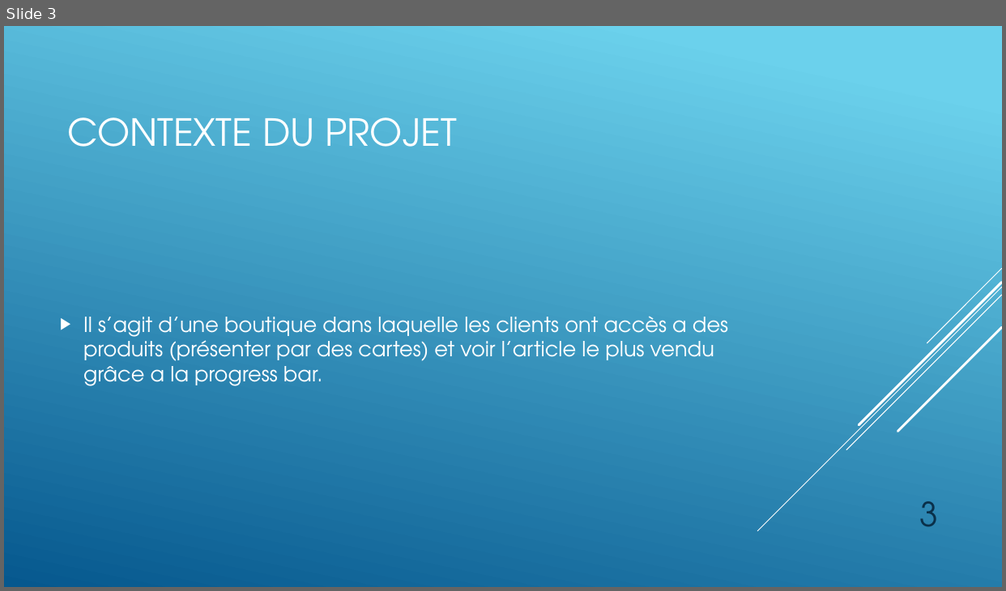
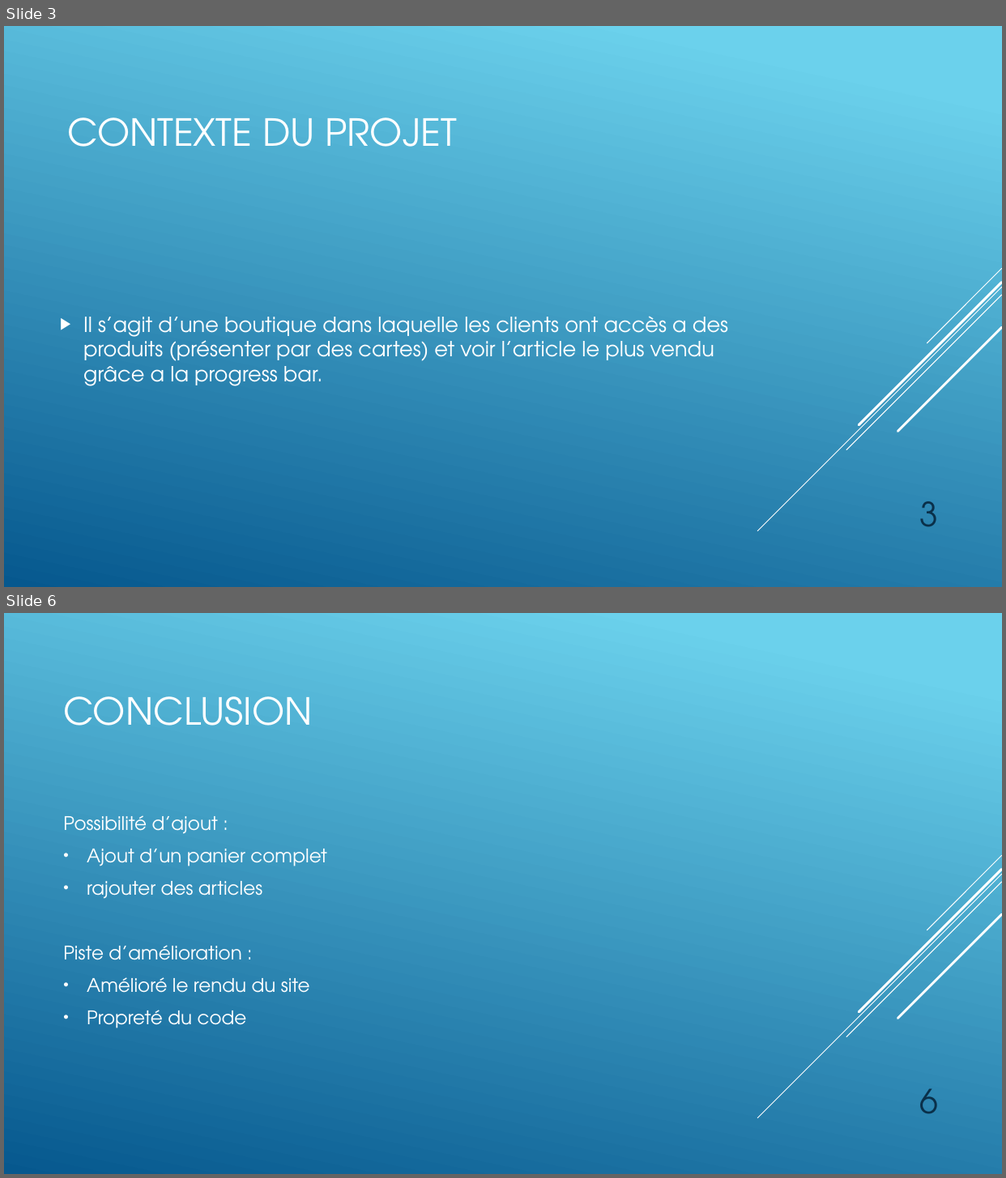
Before and after one commit to anne-parage/Dev-web, a slide deck: Boutique en ligne.pptx. Shown one above the other, each under a label of ours: slide 3 before the commit, slides 3 and 6 after it; the slides between them are not shown. The pictures are 1006x591 and 1006x1178 pixels, drawn with LibreOffice and Linux fonts; fonts in the diff are those of the drawing. Boxes give left, top, right and bottom in pixels: in the first picture for what was removed or moved away, otherwise in the second. Text is boxed around its words. In the diff, an @@ line names an element or a change of style, - is before the commit and + after.

```diff
--- a/Boutique en ligne.pptx
+++ b/Boutique en ligne.pptx
@@ slide 6 added at (4,613,1002,1174), background gradient #6ED2EB to #06588E; not listed: 5 template elements that a slide beside it also shows @@
@@ title added at (63,696,312,726), 36 pt, text #FFFFFF @@
+CONCLUSION
@@ text added at (63,815,327,1029), 18 pt, text #FFFFFF @@
+Possibilité d’ajout :
+• Ajout d’un panier complet
+• rajouter des articles
+Piste d’amélioration :
+• Amélioré le rendu du site
+• Propreté du code
@@ text added at (920,1089,939,1114), 32 pt, text #0A304A @@
+6
```
Also in this commit, not shown: 2 slides changed, 1 other slide added, 4 slides removed, 1 other file.
